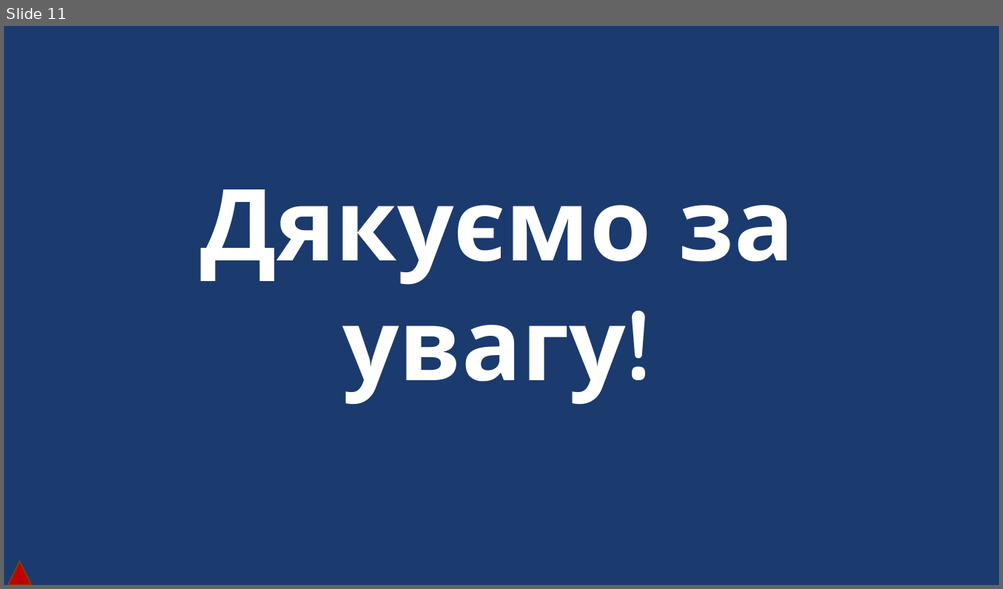
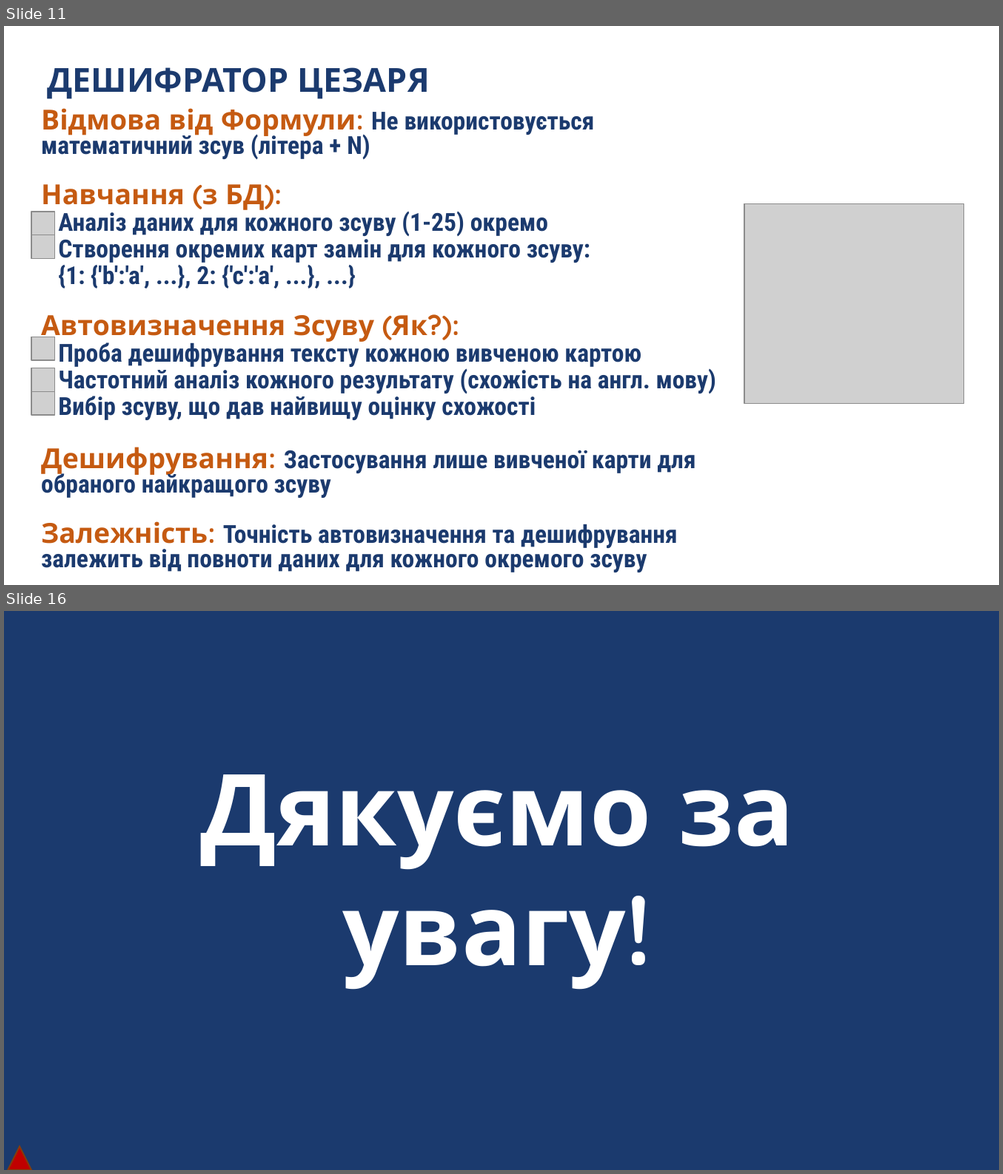
Before and after one commit to DaniilKhortov/BlackBox, a slide deck: BlackBox.pptx. Shown one above the other, each under a label of ours: slide 11 before the commit, slides 11 and 16 after it; the slides between them are not shown. The pictures are 1003x589 and 1003x1174 pixels, drawn with LibreOffice and Linux fonts; fonts in the diff are those of the drawing; grey boxes stand for pictures; background and template pictures are left out. Boxes give left, top, right and bottom in pixels: in the first picture for what was removed or moved away, otherwise in the second. Text is boxed around its words. In the diff, an @@ line names an element or a change of style, - is before the commit and + after.

```diff
--- a/BlackBox.pptx
+++ b/BlackBox.pptx
@@ slide 11 added at box(4, 26, 999, 585), background #FFFFFF @@
@@ text added at box(47, 67, 430, 99), 24 pt, text #1B3A6E, bold @@
+ДЕШИФРАТОР ЦЕЗАРЯ
@@ text added at box(41, 108, 716, 573), 18 pt, text #1B3A6E, bold @@
+Відмова від Формули: Не використовується математичний зсув (літера + N)
+Навчання (з БД):
+    Аналіз даних для кожного зсуву (1-25) окремо
+    Створення окремих карт замін для кожного зсуву:
+    {1: {'b':'a', ...}, 2: {'c':'a', ...}, ...}
+Автовизначення Зсуву (Як?):
+    Проба дешифрування тексту кожною вивченою картою
+    Частотний аналіз кожного результату (схожість на англ. мову)
+    Вибір зсуву, що дав найвищу оцінку схожості
+Дешифрування: Застосування лише вивченої карти для обраного найкращого зсуву
+Залежність: Точність автовизначення та дешифрування залежить від повноти даних для кожного окремого зсуву
@@ picture added at box(32, 212, 56, 236) @@
@@ picture added at box(744, 204, 963, 404) @@
@@ picture added at box(32, 235, 56, 258) @@
@@ picture added at box(32, 338, 56, 361) @@
@@ picture added at box(32, 368, 56, 392) @@
@@ picture added at box(32, 392, 56, 416) @@
@@ what was slide 11 is now slide 16 @@
```
Also in this commit, not shown: 1 slide changed, 13 other slides added, 9 slides removed, 6 other files.
